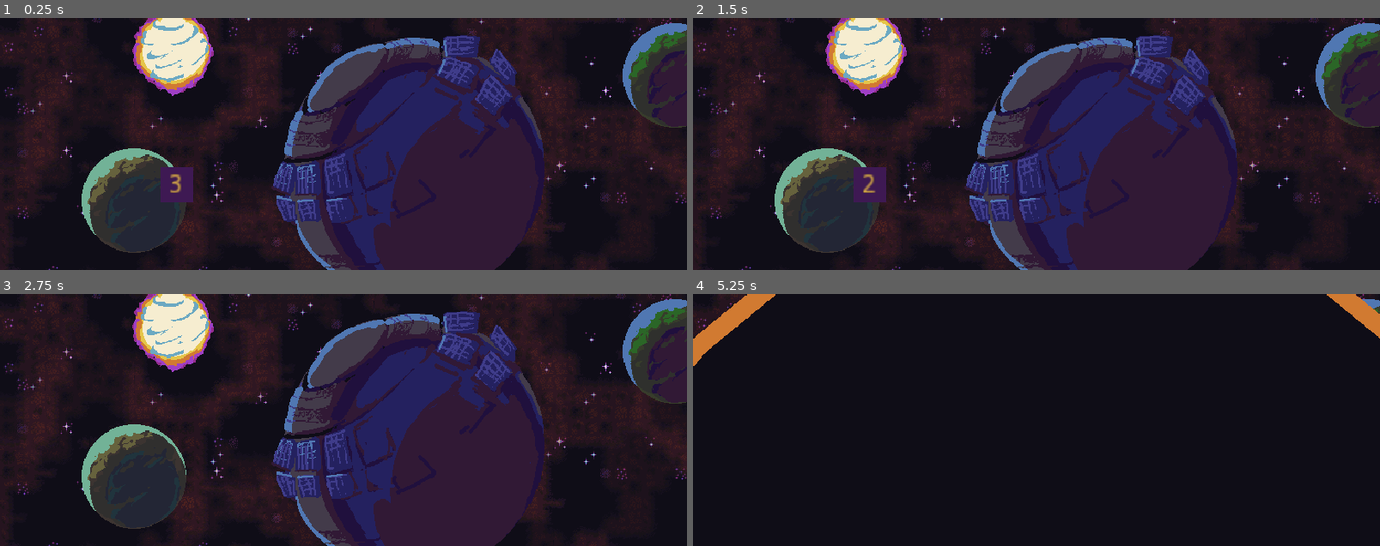
Above: before the commit, frames 1-4 (two rows, left to right).
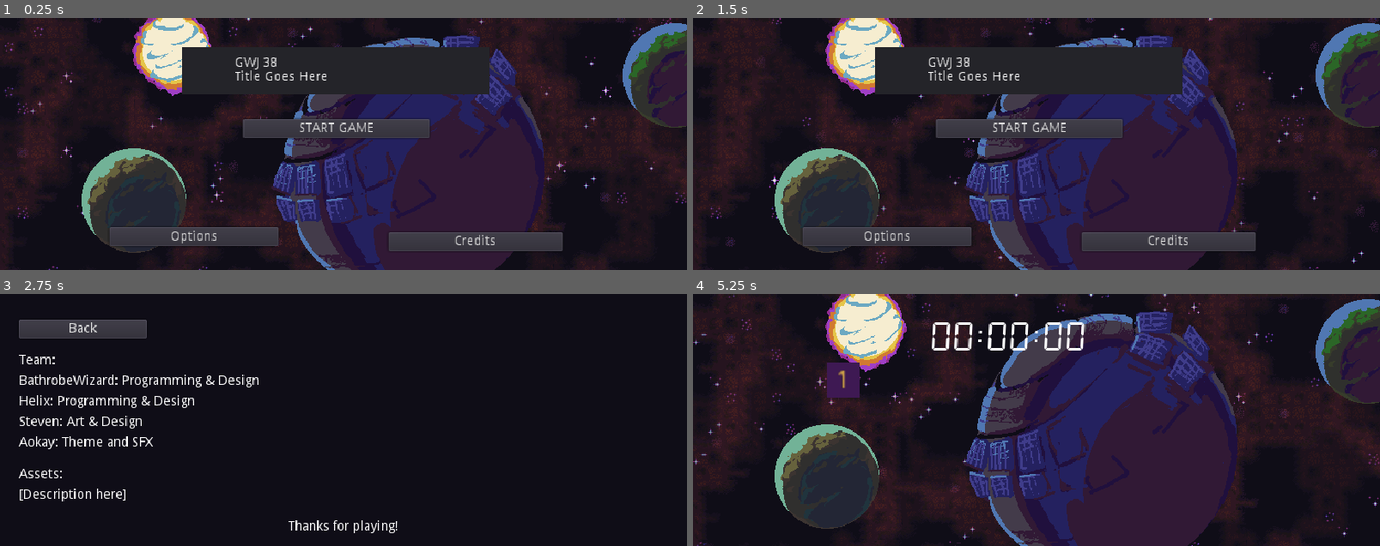
Above: after the commit, the same moments.

Repository: BathrobeWizard-DD/GWJ-38
Game: Godot game, scene res://scenes/menus/startMenu.tscn
Same seed, same stepped clock (60 frames per second), same inputs: the game is played once before the commit and once after it. Before the commit the project starts from res://scenes/mcMovementTesting_Autorunner.tscn.
Inputs (mouse positions are in pixels of both pictures, inside the frame that each line leads up to):
- Up to frame 1 (0.25 s): no input
- Up to frame 2 (1.5 s): click (885, 237) at 0.5 s, where only the run after the commit has a clickable "Options"; click (775, 45) at 1.25 s, where only the run after the commit has a clickable "Back"
- Up to frame 3 (2.75 s): click (474, 515) at 2 s, where only the run after the commit has a clickable "Credits"
- Up to frame 4 (5.25 s): click (775, 329) at 2.75 s, where only the run after the commit has a clickable "Back"; click (1029, 404) at 3.5 s, where only the run after the commit has a clickable "START GAME"; tap Enter at 4.25 s; move the mouse to (1187, 407) at 4.27 s; hold Space (jumpUp) 4.28-5.03 s; hold Right (moveRight) from 4.28 s (still down); click (1187, 407) at 4.42 s; move the mouse to (899, 432) at 5.02 s; tap Space (jumpUp) at 5.1 s

The runs differ from the first frame. In frame 1, 11% of the frame differs, in the area x 0-97%, y 0-100%; in frame 2, 12%; in frame 3, 55%, in the area x 0-100%, y 0-100%; in frame 4, 54%.

Commit message:
all the things

Diff:
--- /dev/null
+++ b/ButtonPress.gd
@@ -0,0 +1,4 @@
+extends AudioStreamPlayer
+
+func play_noise():
+	play()
--- /dev/null
+++ b/ButtonPress.tscn
@@ -0,0 +1,8 @@
+[gd_scene load_steps=3 format=2]
+
+[ext_resource path="res://ButtonPress.gd" type="Script" id=1]
+[ext_resource path="res://ButtonPress.wav" type="AudioStream" id=2]
+
+[node name="ButtonPress" type="AudioStreamPlayer"]
+stream = ExtResource( 2 )
+script = ExtResource( 1 )
--- /dev/null
+++ b/ThemeMusic.tscn
@@ -0,0 +1,7 @@
+[gd_scene load_steps=2 format=2]
+
+[ext_resource path="res://runningfast.mp3" type="AudioStream" id=1]
+
+[node name="AudioStreamPlayer" type="AudioStreamPlayer"]
+stream = ExtResource( 1 )
+autoplay = true
--- a/project.godot
+++ b/project.godot
@@ -21,8 +21,13 @@
 [application]
 
 config/name="Gwj- 38"
-run/main_scene="res://scenes/mcMovementTesting_Autorunner.tscn"
+run/main_scene="res://scenes/menus/startMenu.tscn"
 config/icon="res://icon.png"
+
+[autoload]
+
+ThemeMusic="res://ThemeMusic.tscn"
+ButtonPress="*res://ButtonPress.tscn"
 
 [display]
 
--- a/scenes/mainChar.tscn
+++ b/scenes/mainChar.tscn
@@ -1,8 +1,10 @@
-[gd_scene load_steps=6 format=2]
+[gd_scene load_steps=8 format=2]
 
 [ext_resource path="res://scenes/PlayerSprite.tscn" type="PackedScene" id=1]
 [ext_resource path="res://scripts/mainChar.gd" type="Script" id=2]
 [ext_resource path="res://art/MC/gauge_jumpCharge.png" type="Texture" id=3]
+[ext_resource path="res://SolarJump.wav" type="AudioStream" id=4]
+[ext_resource path="res://ChargeUpdated.wav" type="AudioStream" id=5]
 
 [sub_resource type="RectangleShape2D" id=1]
 extents = Vector2( 16, 7 )
@@ -47,3 +49,9 @@
 
 [node name="PlayerSprite" parent="." instance=ExtResource( 1 )]
 position = Vector2( 0, -8 )
+
+[node name="solarJumpNoise" type="AudioStreamPlayer" parent="."]
+stream = ExtResource( 4 )
+
+[node name="charging" type="AudioStreamPlayer" parent="."]
+stream = ExtResource( 5 )
--- a/scenes/menus/startMenu.tscn
+++ b/scenes/menus/startMenu.tscn
@@ -1,10 +1,16 @@
-[gd_scene load_steps=2 format=2]
+[gd_scene load_steps=4 format=2]
 
 [ext_resource path="res://scripts/startMenu.gd" type="Script" id=1]
+[ext_resource path="res://scenes/Background.tscn" type="PackedScene" id=2]
+[ext_resource path="res://ButtonPress.wav" type="AudioStream" id=3]
 
 [node name="startMenu" type="Control"]
 anchor_right = 1.0
 anchor_bottom = 1.0
+margin_left = -366.574
+margin_top = -131.373
+margin_right = -366.574
+margin_bottom = -131.373
 script = ExtResource( 1 )
 __meta__ = {
 "_edit_use_anchors_": false
@@ -17,6 +23,7 @@
 margin_top = 27.4864
 margin_right = -211.916
 margin_bottom = -242.514
+rect_min_size = Vector2( 0, 50 )
 __meta__ = {
 "_edit_use_anchors_": false
 }
@@ -30,6 +37,9 @@
 margin_bottom = 10.0547
 text = "GWJ 38
 Title Goes Here"
+__meta__ = {
+"_edit_use_anchors_": false
+}
 
 [node name="btnStartGame" type="Button" parent="."]
 anchor_right = 1.0
@@ -67,6 +77,11 @@
 "_edit_use_anchors_": false
 }
 
+[node name="Background" parent="." instance=ExtResource( 2 )]
+
+[node name="btnSound" type="AudioStreamPlayer" parent="."]
+stream = ExtResource( 3 )
+
 [connection signal="pressed" from="btnStartGame" to="." method="_on_btnStartGame_pressed"]
 [connection signal="pressed" from="btnOptions" to="." method="_on_btnOptions_pressed"]
 [connection signal="pressed" from="btnCredits" to="." method="_on_btnCredits_pressed"]
--- a/scripts/backToStart.gd
+++ b/scripts/backToStart.gd
@@ -17,5 +17,6 @@
 
 
 func _on_backButton_pressed():
+	ButtonPress.play()
 	get_tree().change_scene("res://scenes/menus/startMenu.tscn")
 	pass # Replace with function body.
--- a/scripts/btnQuickBind.gd
+++ b/scripts/btnQuickBind.gd
@@ -37,6 +37,7 @@
 		text = input_event.as_text()
 
 func _on_quickBind_pressed():
+	ButtonPress.play()
 	var moveLeftInputKey = InputEventKey.new()
 	var moveRightInputKey = InputEventKey.new()
 	var crouchDownInputKey = InputEventKey.new()
--- a/scripts/gameOverMenu.gd
+++ b/scripts/gameOverMenu.gd
@@ -16,10 +16,12 @@
 	visible = true
 
 func _on_playAgain_pressed():
-	get_tree().change_scene("res://scenes/mcMovementTesting_Autorunner.tscn")
+	ButtonPress.play()
+	get_tree().change_scene("res://levels/LevelOnePlayable.tscn")
 
 
 func _on_mainMenu_pressed():
+	ButtonPress.play()
 	get_tree().change_scene("res://scenes/menus/startMenu.tscn")
 	pass # Replace with function body.
 
--- a/scripts/mainChar.gd
+++ b/scripts/mainChar.gd
@@ -225,6 +225,7 @@
 
 func input_jumping_from_running_check(event):
 	if event.is_action_pressed("jumpUp") && is_on_floor():
+		$solarJumpNoise.play()
 		currentJumpSpeed = REGULAR_JUMP_SPEED
 		self.position.y -= 2
 		velocity.y = currentJumpSpeed
@@ -233,10 +234,12 @@
 func input_charging_check(event):
 	if left_key_pressed && right_key_pressed && event is InputEventKey:
 		if event.is_echo():
+			$charging.play()
 			switch_state(chargingState)
 
 func input_charging_release_check(event):
 	if !left_key_pressed || !right_key_pressed:
+		$charging.stop()
 		charTween.stop(self, "chargeVelocity")
 		charTween.interpolate_property(self, "currentRunSpeed", currentRunSpeed, currentRunSpeed + chargeVelocity, 0.2,Tween.TRANS_BOUNCE, Tween.EASE_IN_OUT)
 		charTween.start()
@@ -244,6 +247,7 @@
 
 func input_jumping_from_crouching_check(event):
 	if event.is_action("jumpUp") && is_on_floor():
+		$solarJumpNoise.play()
 		charTween.stop(self, "currentJumpSpeed")
 		self.position.y -= 2
 		velocity.y = currentJumpSpeed
@@ -263,9 +267,11 @@
 
 
 func _on_BlackHole_mainCharEntered():
+	$charging.stop()
 	switch_state(gameOverState)
 
 
 
 func _on_Label_timedOut():
+	$charging.stop()
 	switch_state(gameOverState)
--- a/scripts/pauseMenu.gd
+++ b/scripts/pauseMenu.gd
@@ -1,6 +1,7 @@
 extends Control
 
 func _on_Resume_pressed():
+	ButtonPress.play()
 	visible = false
 	var countdownNode = get_node("../unpauseCountdown")
 	countdownNode.beginTimer()
@@ -8,6 +9,7 @@
 	set_pause(false)
 
 func _on_mainMenu_pressed():
+	ButtonPress.play()
 	get_tree().paused = false
 	get_tree().change_scene("res://scenes/menus/startMenu.tscn")
 
--- a/scripts/rebindableAction.gd
+++ b/scripts/rebindableAction.gd
@@ -51,4 +51,5 @@
 #	pass
 
 func _on_rebindableAction_pressed() -> void:
+	ButtonPress.play()
 	_editing = true
--- a/scripts/startMenu.gd
+++ b/scripts/startMenu.gd
@@ -13,12 +13,15 @@
 #	pass
 
 func _on_btnStartGame_pressed():
-	get_tree().change_scene("res://scenes/mcMovementTesting_Autorunner.tscn")
+	ButtonPress.play()
+	get_tree().change_scene("res://levels/LevelOnePlayable.tscn")
 
 
 func _on_btnCredits_pressed():
+	ButtonPress.play()
 	get_tree().change_scene("res://scenes/menus/creditsMenu.tscn")
 
 
 func _on_btnOptions_pressed():
+	ButtonPress.play()
 	get_tree().change_scene("res://scenes/menus/optionsMenu.tscn")
Not shown, added: ButtonPress.wav
Not shown, added: ChargeUpdated.wav
Not shown, added: SolarJump.wav
Not shown, added: runningfast.mp3
